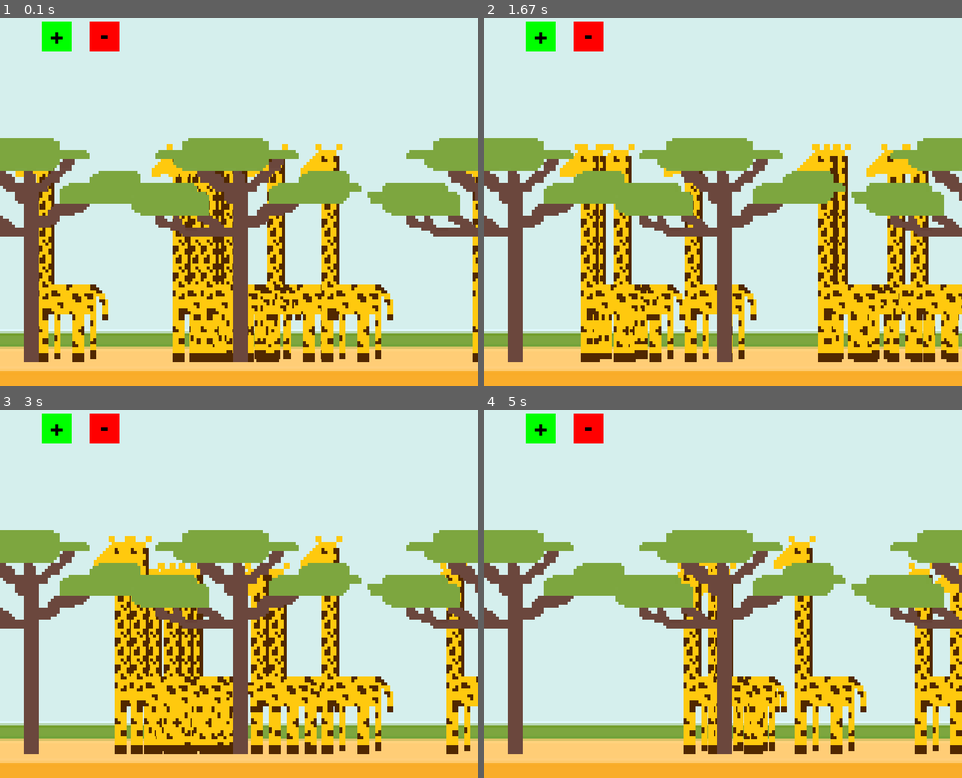
Above: before the commit, frames 1-4 (two rows, left to right).
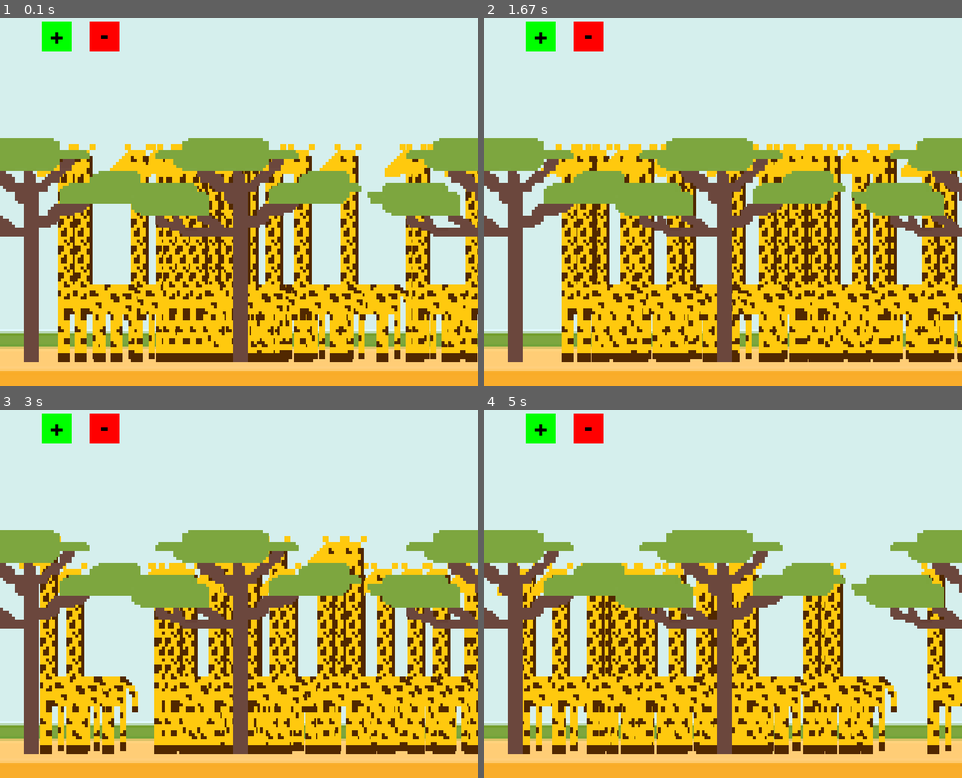
Above: after the commit, the same moments.

Repository: Milou137/giraffes
Game: pygame game, started from giraffe_evolutie.py
The game is run twice, just before and just after one commit, with the same random seed, the same clock (stepped at 60 frames per second) and the same inputs.
Inputs:
- Up to frame 1 (0.1 s): no input
- Up to frame 2 (1.67 s): no input
- Up to frame 3 (3 s): no input
- Up to frame 4 (5 s): no input

The runs differ from the first frame. In frame 1, 23% of the frame differs, in the area x 3-100%, y 34-94%; in frame 2, 24%; in frame 3, 25%, in the area x 4-100%, y 34-94%; in frame 4, 24%.

Commit message:
Update giraffe_evolutie.py
ik heb start_amount van 10 naar 25

Diff:
--- a/giraffe_evolutie.py
+++ b/giraffe_evolutie.py
@@ -69,6 +69,7 @@
 tree_length = DEFAULT_TREE_LENGTH
 # Population
 DEFAULT_GIRAFFE_START_AMOUNT = 10
+DEFAULT_GIRAFFE_START_AMOUNT = 25
 DEFAULT_MAX_ALLOWED_GIRAFFES = 100
 DEFAULT_CHANCE_SPAWN_NEW_GIRAFFE = 50 # 1/33
 DEFAULT_MUTATION_AMOUNT = 5
